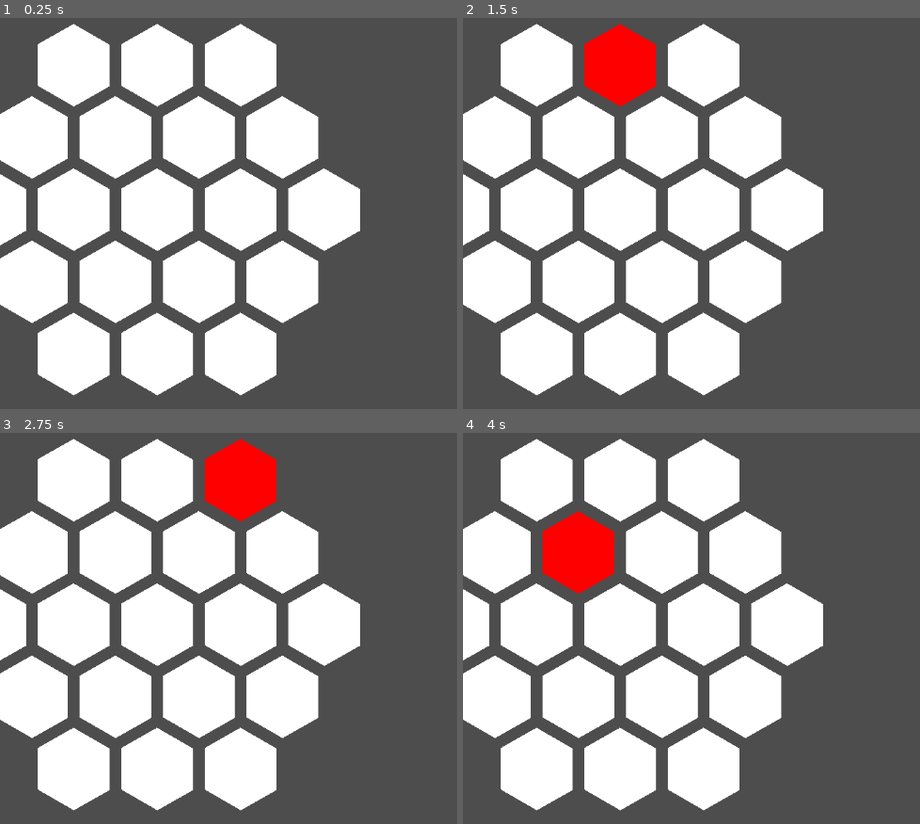
Above: before the commit, frames 1-4 (two rows, left to right).
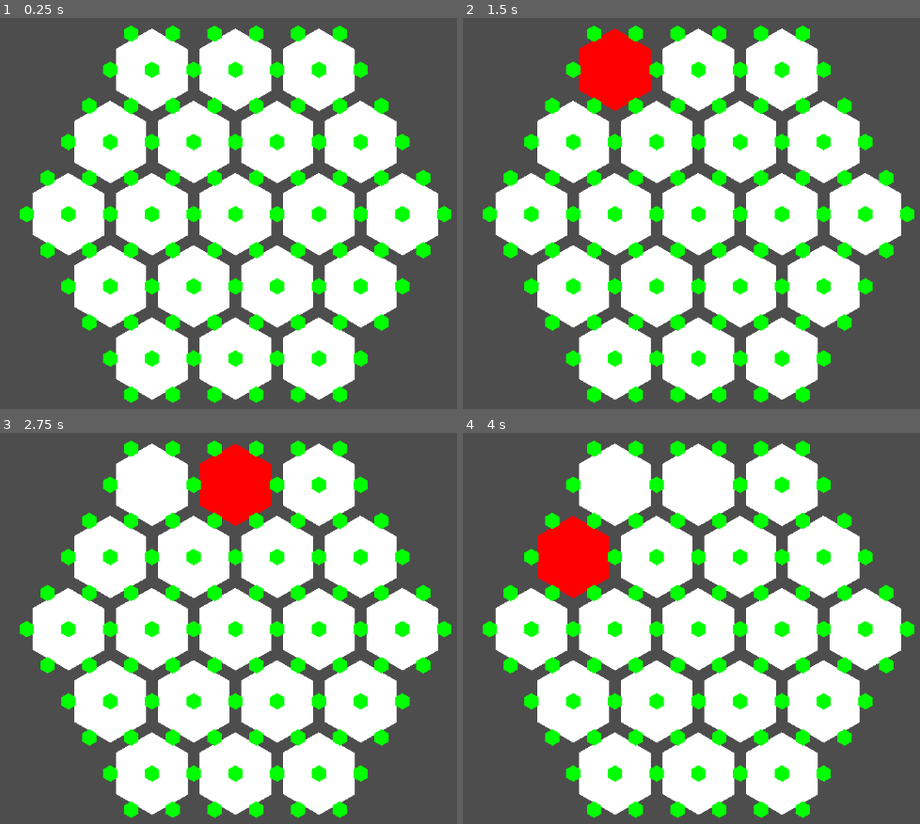
Above: after the commit, the same moments.

Repository: ichinii/absiedeln
Game: Godot game, scene res://game.tscn
The game is run twice, just before and just after one commit, with the same random seed, the same clock (stepped at 60 frames per second) and the same inputs.
Inputs (mouse positions are in pixels of both pictures, inside the frame that each line leads up to):
- Up to frame 1 (0.25 s): no input
- Up to frame 2 (1.5 s): tap Enter at 0.5 s; move the mouse to (536, 64) at 0.52 s; click (536, 64) at 0.67 s; tap Space at 1.25 s; move the mouse to (618, 64) at 1.27 s; click (618, 64) at 1.42 s
- Up to frame 3 (2.75 s): tap Enter at 2 s; move the mouse to (242, 479) at 2.02 s; click (242, 479) at 2.17 s
- Up to frame 4 (4 s): tap Space at 2.75 s; move the mouse to (494, 554) at 2.77 s; click (494, 554) at 2.92 s; tap Enter at 3.5 s; move the mouse to (577, 554) at 3.52 s; click (577, 554) at 3.67 s

The runs differ from the first frame. In frame 1, 39% of the frame differs, in the area x 0-99%, y 1-99%; in frame 2, 39%; in frame 3, 39%; in frame 4, 39%.

Commit message:
add streeks

Diff:
--- a/board.gd
+++ b/board.gd
@@ -1,9 +1,11 @@
-extends StaticBody2D
+extends Node2D
 
 var center_length = 5
 var tiles = []
 
-func _ready() -> void:
+var nodes = {}
+
+func generate_tiles():
 	var Tile = preload("res://tile.tscn")
 
 	for y in range(-center_length/2, center_length/2+1):
@@ -18,5 +20,24 @@
 			tile.position = Vector2(pos_x, pos_y)
 			$Tiles.add_child(tile)
 
+	center_length += 6
+	for y in range(-center_length/2, center_length/2+1):
+		var row_length = center_length - abs(y)
+
+		for x in range(row_length):
+			var tile = Tile.instantiate()
+
+			var pos_x = 64 * abs(y) + (x - center_length/2) * 128
+			var pos_y = y * 128 * sin(1/6.0 * 2*PI)
+
+			tile.position = Vector2(pos_x, pos_y)
+			tile.scale = Vector2(0.1, 0.1)
+			tile.set_color(Color.GREEN)
+			$Streets.add_child(tile)
+			$Streets.scale = Vector2(0.5, 0.5)
+
+func _ready() -> void:
+	generate_tiles()
+
 func _process(delta: float) -> void:
 	pass
--- a/game.tscn
+++ b/game.tscn
@@ -4,17 +4,12 @@
 
 [node name="Node2D" type="Node2D"]
 
-[node name="Board" type="StaticBody2D" parent="."]
-position = Vector2(241, 326)
+[node name="Board" type="Node2D" parent="."]
+position = Vector2(361, 333)
 script = ExtResource("1_cldew")
 
-[node name="CollisionPolygon2D" type="CollisionPolygon2D" parent="Board"]
-visible = false
-polygon = PackedVector2Array(256, 0, 128, 219.136, -128, 219.136, -256, 0, -128, -219.136, 128, -219.136)
+[node name="Tiles" type="Node2D" parent="Board"]
 
-[node name="Polygon2D" type="Polygon2D" parent="Board"]
-scale = Vector2(0.146269, 0.146245)
-color = Color(0.343202, 0.452475, 0.520905, 1)
-polygon = PackedVector2Array(256, 0, 128, 219.136, -128, 219.136, -256, 0, -128, -219.136, 128, -219.136)
+[node name="Streets" type="Node2D" parent="Board"]
 
-[node name="Tiles" type="Node2D" parent="Board"]
+[node name="Buildings" type="Node2D" parent="Board"]
